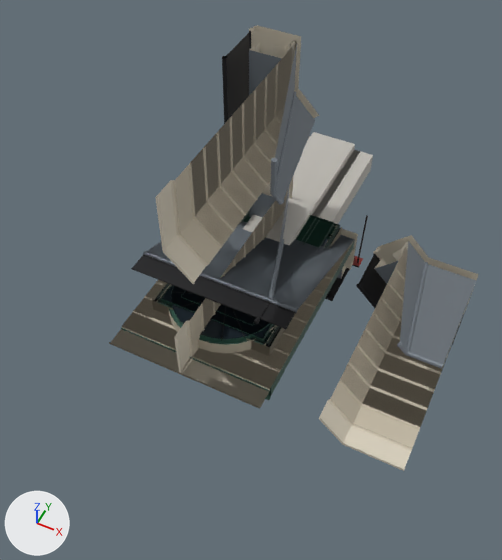
An edit to the glTF model public/assets/kit.glb, drawn before and after from the same camera.
One viewpoint serves both versions: a 50 mm lens placed at (4.12, -9.96, 10.03), pointed at (0.49, -2.71, 0.97). The axes (+X, +Y, +Z) are drawn at lower left. The lights are the same throughout. The first picture is the older version. Where no turn or scale is listed for an object, it has been applied to the vertices.

Objects in the first picture: 'G_bay.door_arched.001', 'G_bay.shop_stone.001', 'G_corner.pier.001', 'G_pc.frame.001', 'N_pc.frame.001', 'R_chimney.stack6.001', 'R_mansard.dormer_oeil.001', 'R_mansard.plain.001', 'R_mansard_pc.frame.001', 'R_ridge.cresting.001', 'S_pc.frame.001', 'balcony.pc.001' and 31 more.
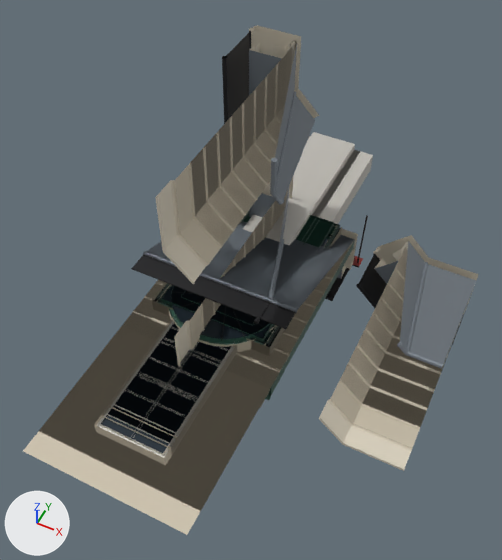
Location of each change, (x1, y1, x2, y2) in pixels of the pictures (502 x 560 px):
'NS_tall.window.001', added
    after: (23, 248, 349, 535)
    faces in mat_stone (pale yellow #cec4af): (23, 248, 349, 535)
    faces in mat_glass (dark blue #303c45): (101, 325, 231, 453)
    faces in mat_frame (light grey #e1ded4): (96, 318, 235, 458)
'SS_tall.window.001', added
    after: (39, 246, 350, 511)
    faces in mat_stone (pale yellow #cec4af): (39, 246, 350, 511)
    faces in mat_glass (dark blue #303c45): (115, 323, 228, 431)
    faces in mat_frame (light grey #e1ded4): (113, 322, 233, 436)
'NA_tall.window.001', added
    after: (41, 260, 339, 510)
    faces in mat_glass (dark blue #303c45): (109, 324, 231, 443)
    faces in mat_stone (pale yellow #cec4af): (41, 260, 339, 510)
    faces in mat_frame (light grey #e1ded4): (104, 320, 233, 447)
'G_bay.shop_stone.001', unchanged, covered by the edit
    before: (109, 224, 354, 409)
    after: (122, 224, 342, 409)

Edits to the bpy script that builds the scene:
```text
Add me_ss_tall_window:
    me_ss_tall_window.from_pydata(...)  # 104 vertices, 128 faces; spans x -1.5..1.5, y -6.4..0.0, z -0.06..0.24
    # faces by material slot: [36, 14, 76, 2]
    me_ss_tall_window.materials.append(mat_stone_trim)  # pale yellow #dad1bf
    me_ss_tall_window.materials.append(mat_stone)  # pale yellow #cec4af
    me_ss_tall_window.materials.append(mat_frame)  # light grey #e1ded4
    me_ss_tall_window.materials.append(mat_glass)  # dark blue #303c45
Add me_ns_tall_window:
    me_ns_tall_window.from_pydata(...)  # 104 vertices, 128 faces; spans x -1.5..1.5, y -6.8..0.0, z -0.06..0.24
    # faces by material slot: [36, 14, 76, 2]
    me_ns_tall_window.materials.append(mat_stone_trim)  # pale yellow #dad1bf
    me_ns_tall_window.materials.append(mat_stone)  # pale yellow #cec4af
    me_ns_tall_window.materials.append(mat_frame)  # light grey #e1ded4
    me_ns_tall_window.materials.append(mat_glass)  # dark blue #303c45
Add me_na_tall_window:
    me_na_tall_window.from_pydata(...)  # 96 vertices, 118 faces; spans x -1.5..1.5, y -6.4..0.0, z -0.06..0.24
    # faces by material slot: [36, 14, 66, 2]
    me_na_tall_window.materials.append(mat_stone_trim)  # pale yellow #dad1bf
    me_na_tall_window.materials.append(mat_stone)  # pale yellow #cec4af
    me_na_tall_window.materials.append(mat_frame)  # light grey #e1ded4
    me_na_tall_window.materials.append(mat_glass)  # dark blue #303c45
Add ob_ss_tall_window_001:
    ob_ss_tall_window_001 = bpy.data.objects.new('SS_tall.window.001', me_ss_tall_window)
    ob_ss_tall_window_001.location = (0.0, 0.0, 0.0)
Add ob_ns_tall_window_001:
    ob_ns_tall_window_001 = bpy.data.objects.new('NS_tall.window.001', me_ns_tall_window)
    ob_ns_tall_window_001.location = (0.0, 0.0, 0.0)
Add ob_na_tall_window_001:
    ob_na_tall_window_001 = bpy.data.objects.new('NA_tall.window.001', me_na_tall_window)
    ob_na_tall_window_001.location = (0.0, 0.0, 0.0)
```
